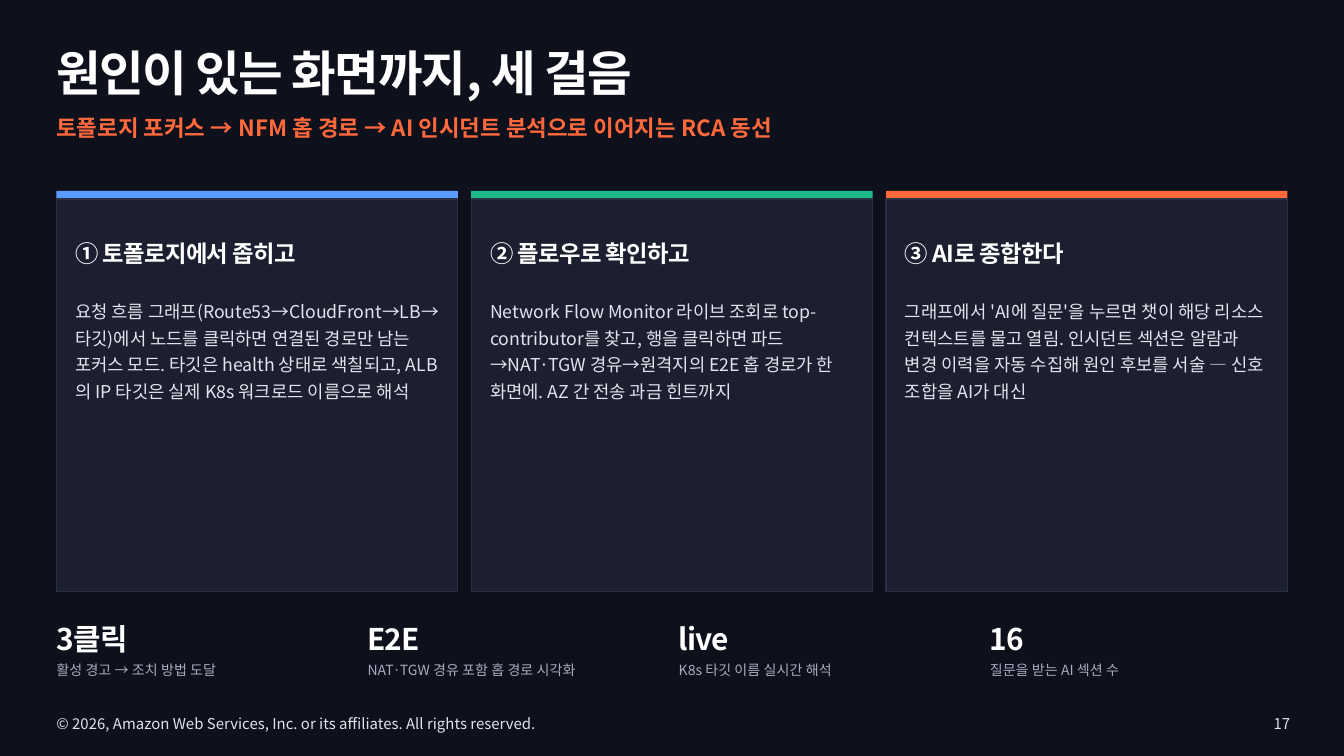
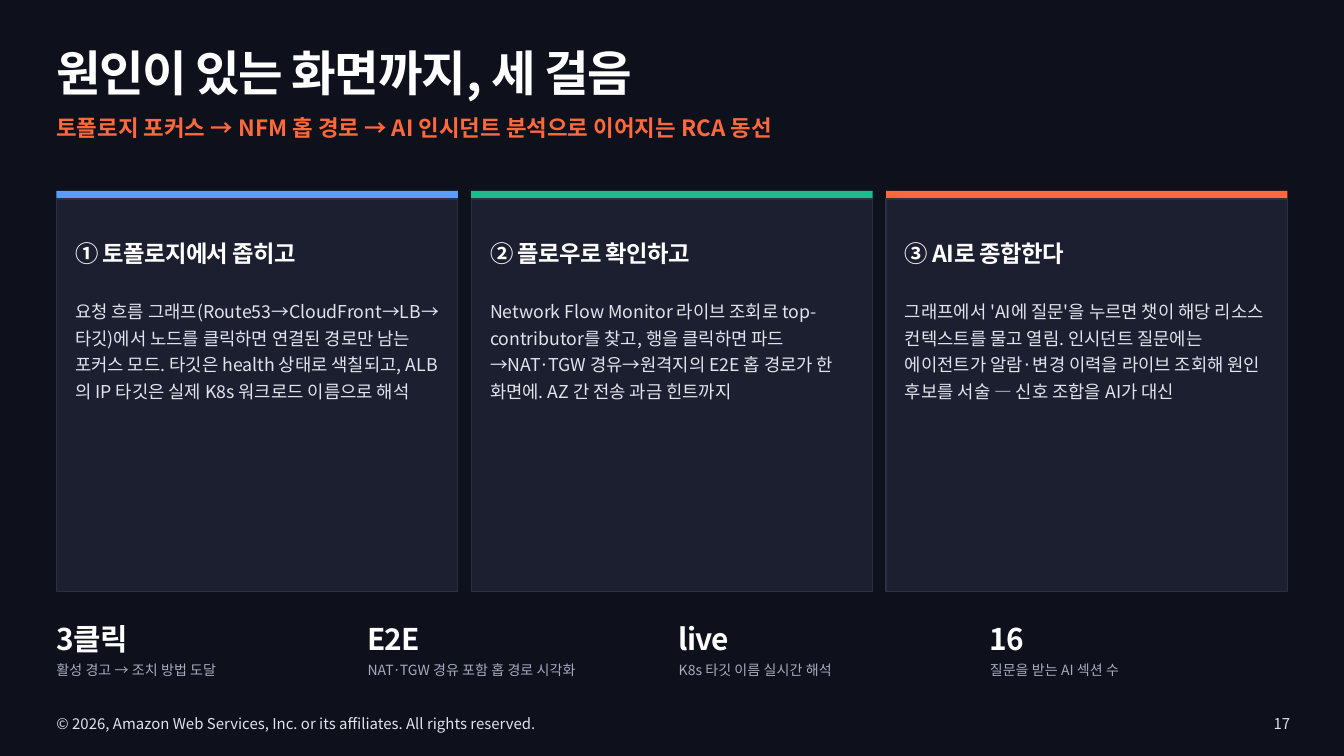
Before and after one commit to Atom-oh/awsops, a slide deck: slide 17 of docs-site/static/presentation/awsops-intro/awsops-intro.pptx. Drawn at 1344x756 pixels with LibreOffice and Linux fonts; fonts in the diff are those of the drawing. Boxes give left, top, right and bottom in pixels: in the first picture for what was removed or moved away, otherwise in the second. Text is boxed around its words. In the diff, an @@ line names an element or a change of style, - is before the commit and + after.

```diff
--- a/docs-site/static/presentation/awsops-intro/awsops-intro.pptx
+++ b/docs-site/static/presentation/awsops-intro/awsops-intro.pptx
@@ text at box(905, 303, 1264, 400): text changed @@
-그래프에서 'AI에 질문'을 누르면 챗이 해당 리소스 컨텍스트를 물고 열림. 인시던트 섹션은 알람과 변경 이력을 자동 수집해 원인 후보를 서술 — 신호 조합을 AI가 대신
+그래프에서 'AI에 질문'을 누르면 챗이 해당 리소스 컨텍스트를 물고 열림. 인시던트 질문에는 에이전트가 알람·변경 이력을 라이브 조회해 원인 후보를 서술 — 신호 조합을 AI가 대신
```
Also in this commit, not shown: 2 other slides changed, 5 other files.
